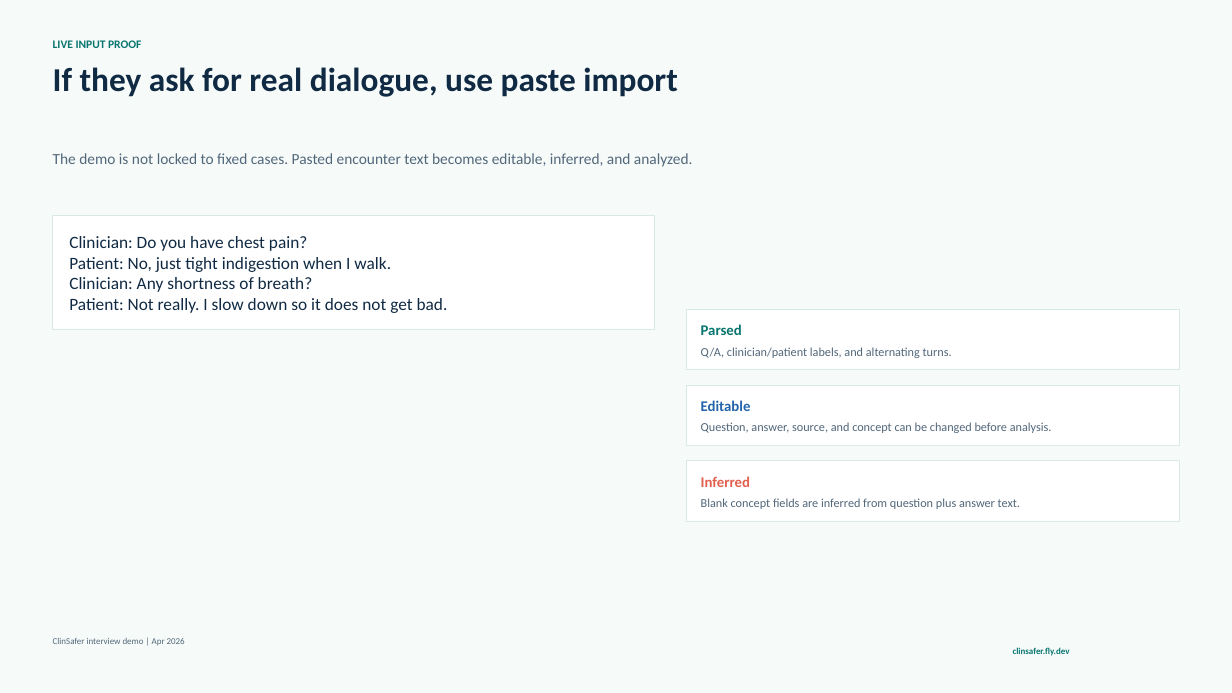
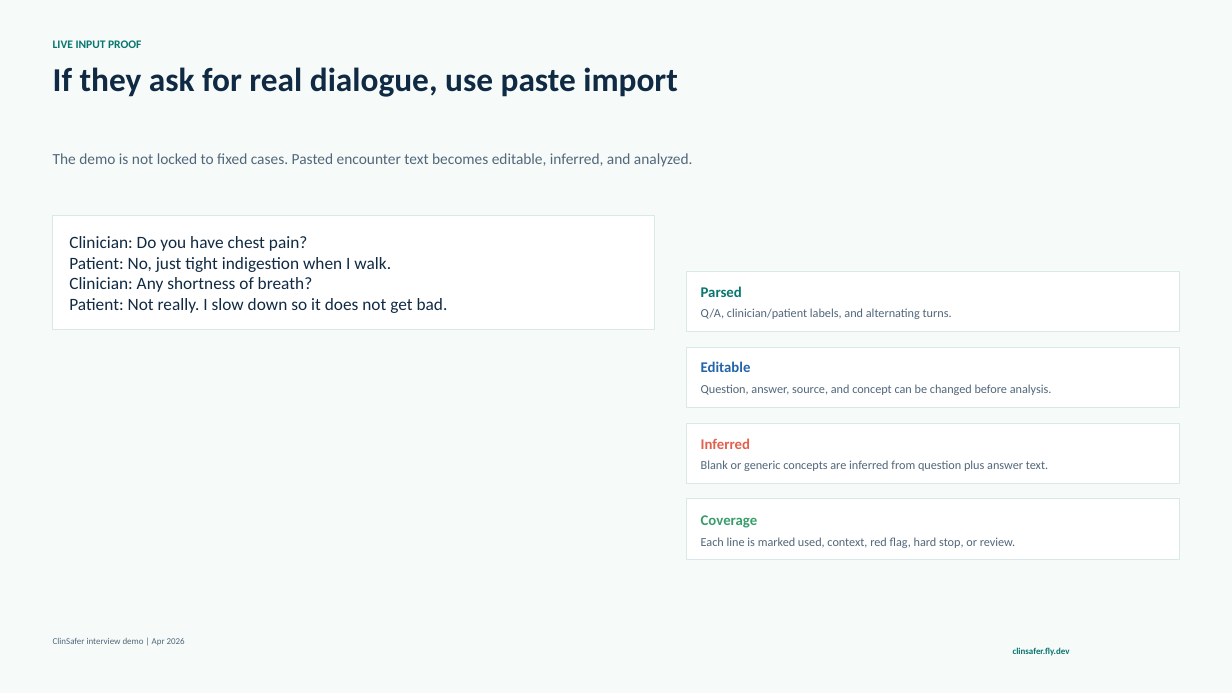
Before and after one commit to deesatzed/ClinSafer, a slide deck: slide 5 of decks/clinsafer-interview-demo/output/output.pptx. Drawn at 1232x693 pixels with LibreOffice and Linux fonts; fonts in the diff are those of the drawing. Boxes give left, top, right and bottom in pixels: in the first picture for what was removed or moved away, otherwise in the second. Text is boxed around its words. In the diff, an @@ line names an element or a change of style, - is before the commit and + after.

Commit message:
Add input coverage audit

```diff
--- a/decks/clinsafer-interview-demo/output/output.pptx
+++ b/decks/clinsafer-interview-demo/output/output.pptx
@@ 4 texts, 3 rectangles: place and size @@
-4 texts, 3 rectangles at bbox=[687, 309, 1180, 521]
+4 texts, 3 rectangles at bbox=[687, 271, 1180, 483]
@@ text "Inferred": place and size @@
-text "Inferred" at bbox=[701, 476, 750, 487]
+text "Inferred" at bbox=[701, 438, 750, 449]
@@ text at bbox=[701, 460, 1048, 471]: text changed @@
-Blank concept fields are inferred from question plus answer text.
+Blank or generic concepts are inferred from question plus answer text.
@@ rectangle added at bbox=[687, 499, 1180, 559], fill #FFFFFF, outline #D8E9E7 0.75 pt @@
@@ text added at bbox=[701, 515, 758, 528], 17.2 pt, text #3A9D6B, bold @@
+Coverage
@@ text added at bbox=[701, 537, 1015, 548], 14.2 pt, text #52677A @@
+Each line is marked used, context, red flag, hard stop, or review.
```
Also in this commit, not shown: 1 other slide changed, 7 other files.
